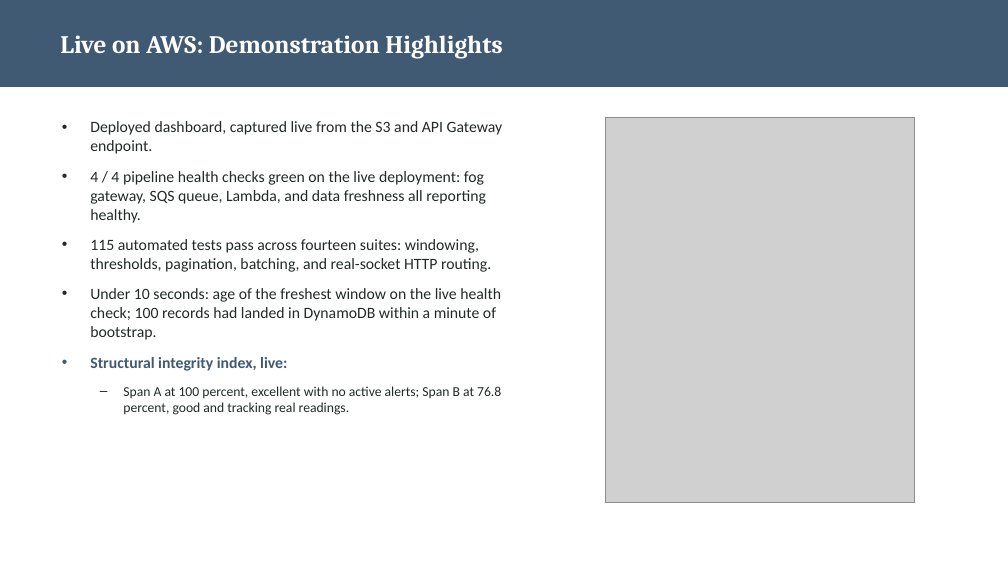
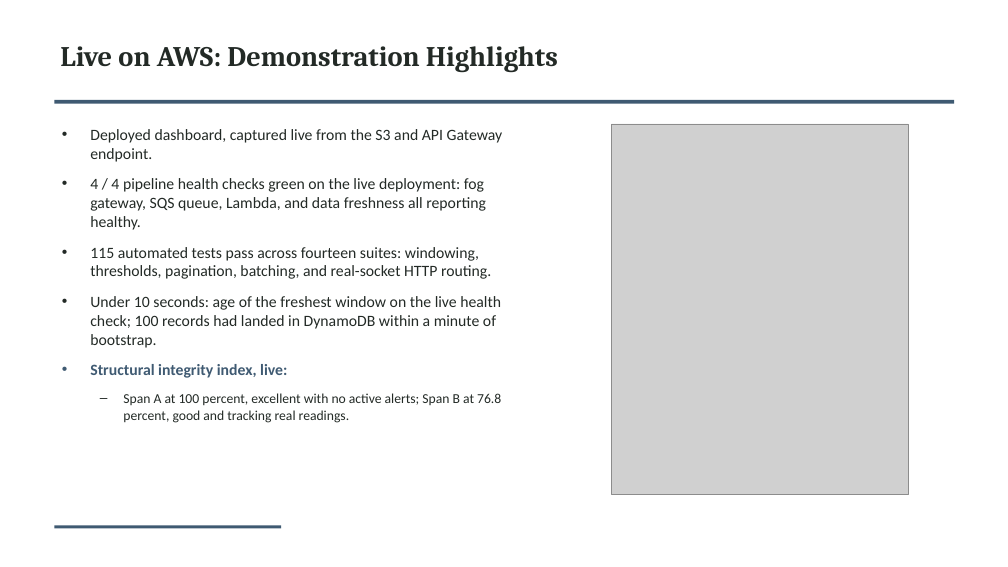
Before and after one commit to valletivarish/FEC_version_2, a slide deck: slide 4 of ppt/X25104047_bridge-structural-health.pptx. Drawn at 1008x567 pixels with LibreOffice and Linux fonts; fonts in the diff are those of the drawing; grey boxes stand for pictures. Boxes give left, top, right and bottom in pixels: in the first picture for what was removed or moved away, otherwise in the second. Text is boxed around its words. In the diff, an @@ line names an element or a change of style, - is before the commit and + after.

Commit message:
Ensure no two decks share a theme: ΔE colour audit across all archetype+cover groups; move bridge->underline, retail/water->plain, industrial->diagonal (dark now marine-only); recolour smart-city/smart-building/parking/transit/elevator/cold-chain/aquaculture to spread the palette. 0 collisions at ΔE<20

```diff
--- a/ppt/X25104047_bridge-structural-health.pptx
+++ b/ppt/X25104047_bridge-structural-health.pptx
@@ title "Live on AWS: Demonstration Highlights": place and size @@
-title "Live on AWS: Demonstration Highlights" at box(60, 35, 502, 59)
+title "Live on AWS: Demonstration Highlights" at box(60, 46, 558, 72)
@@ title "Live on AWS: Demonstration Highlights" at box(60, 46, 558, 72): size 24 to 27 pt, text colour #FFFFFF to #232A26; vertical alignment middle to top @@
@@ rectangle: place and size @@
-rectangle at box(0, 0, 1008, 87)
+rectangle at box(54, 100, 954, 104)
@@ text "Deployed dashboard, captured live from ...": place and size @@
-text "Deployed dashboard, captured live from ..." at box(90, 121, 503, 415)
+text "Deployed dashboard, captured live from ..." at box(90, 129, 503, 423)
@@ picture: place and size @@
-picture at box(606, 117, 914, 503)
+picture at box(612, 124, 908, 495)
@@ rectangle added at box(54, 526, 281, 529), fill #3F5A72 @@
```
Also in this commit, not shown: 4 other slides changed, 24 other files.
